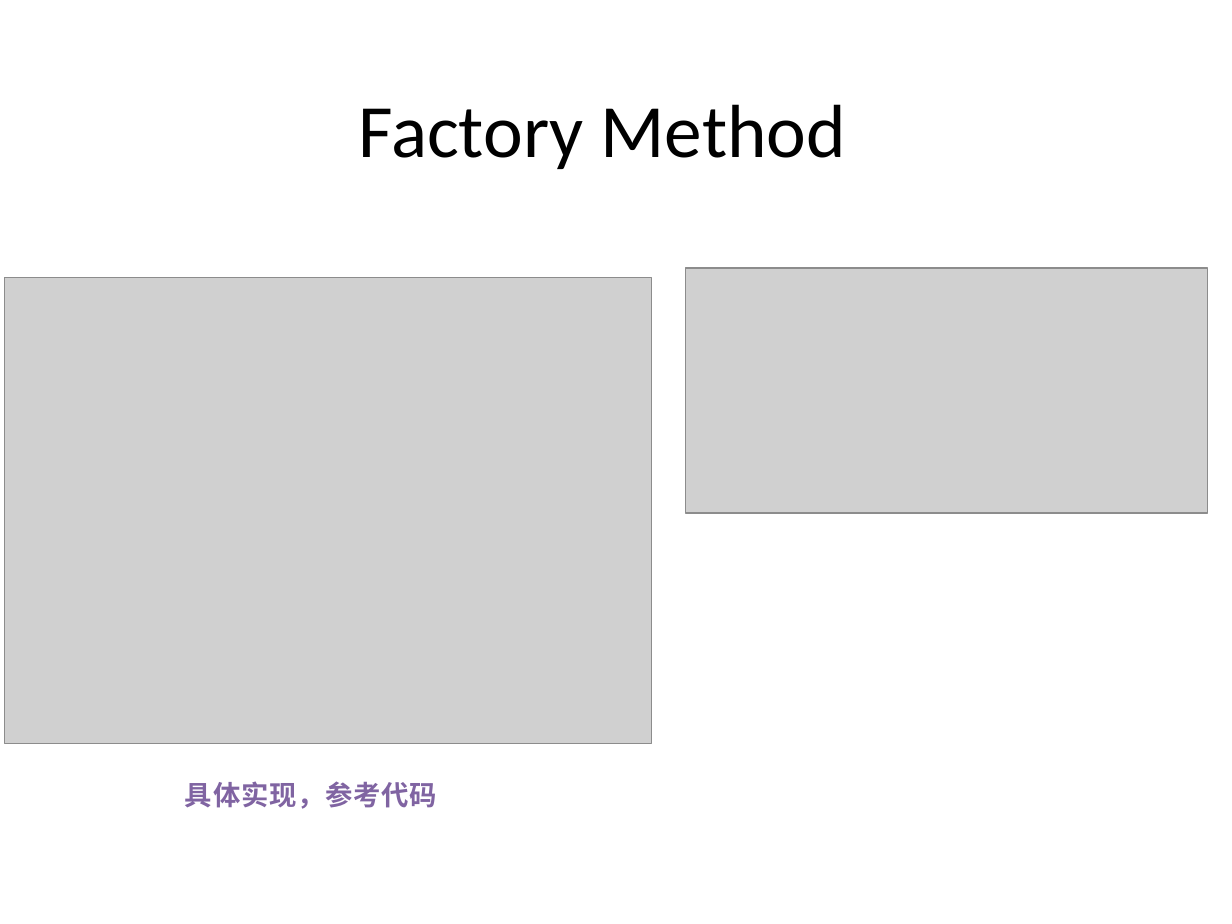
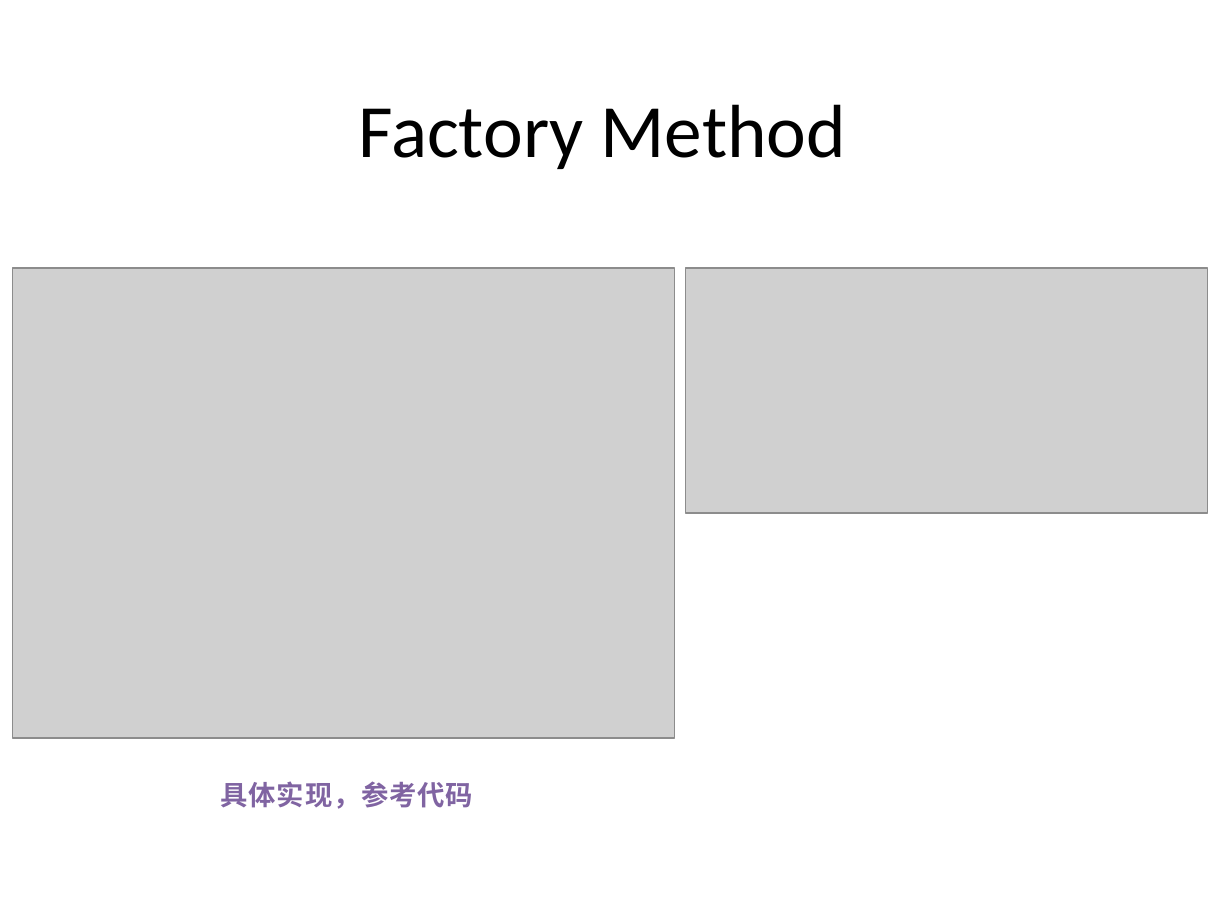
Before and after one commit to PlumpMath/DesignPattern-956, a slide deck: slide 16 of _Doc/Design Pattern (C#) - Part 1.pptx. Drawn at 1232x924 pixels with LibreOffice and Linux fonts; fonts in the diff are those of the drawing; grey boxes stand for pictures. Boxes give left, top, right and bottom in pixels: in the first picture for what was removed or moved away, otherwise in the second. Text is boxed around its words. In the diff, an @@ line names an element or a change of style, - is before the commit and + after.

```diff
--- a/_Doc/Design Pattern (C#) - Part 1.pptx
+++ b/_Doc/Design Pattern (C#) - Part 1.pptx
@@ picture: place and size @@
-picture at bbox=[5, 277, 652, 743]
+picture at bbox=[12, 269, 674, 739]
@@ text "具体实现，参考代码": place and size @@
-text "具体实现，参考代码" at bbox=[185, 781, 437, 809]
+text "具体实现，参考代码" at bbox=[221, 781, 473, 809]
```
Also in this commit, not shown: 4 other slides changed, 3 other files.
